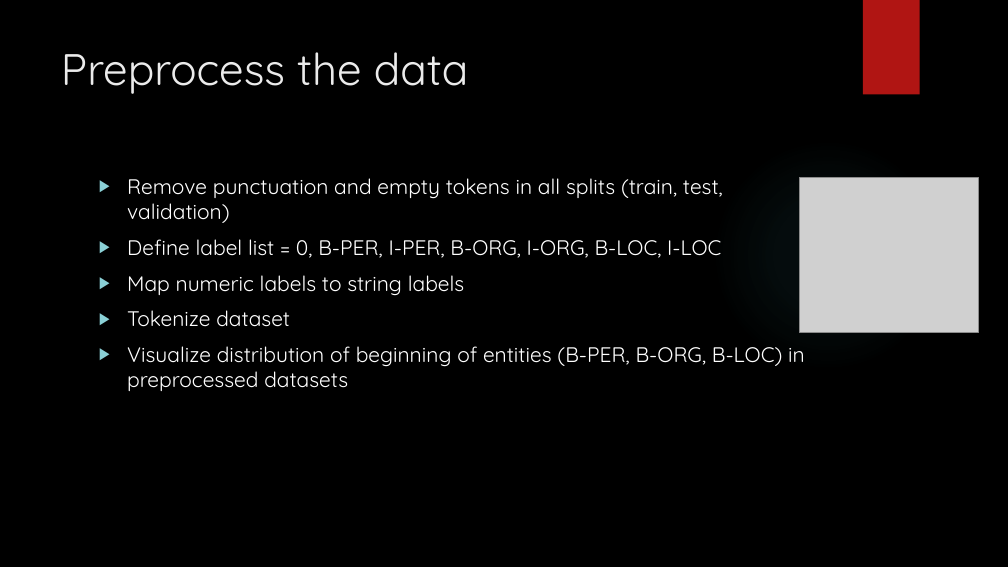
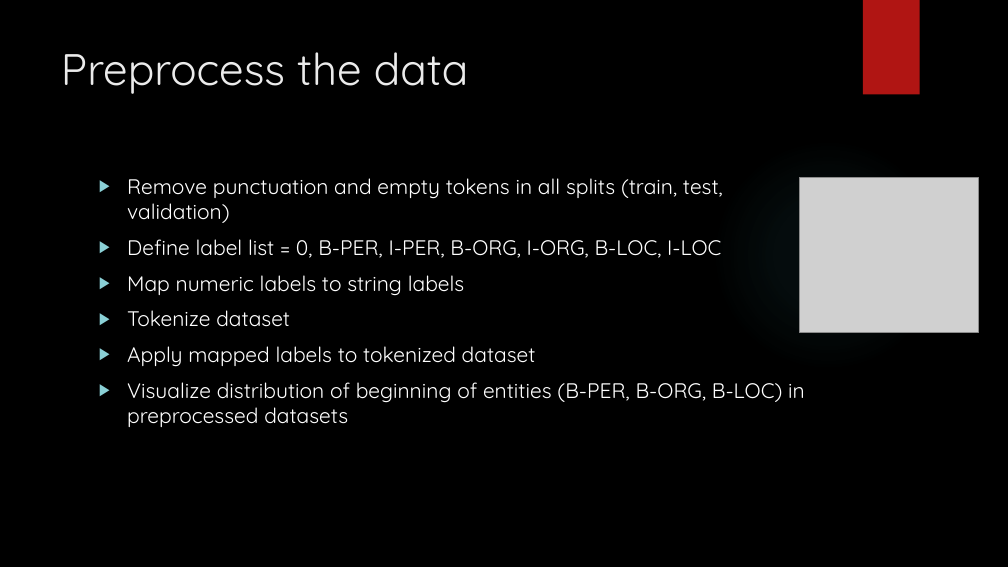
Before and after one commit to Beabir/TaskModule4_MNER, a slide deck: slide 13 of CAS NLP Module 4_jd_bb.pptx. Drawn at 1008x567 pixels with LibreOffice and Linux fonts; fonts in the diff are those of the drawing; grey boxes stand for pictures; background and template pictures are left out. Boxes give left, top, right and bottom in pixels: in the first picture for what was removed or moved away, otherwise in the second. Text is boxed around its words. In the diff, an @@ line names an element or a change of style, - is before the commit and + after.

```diff
--- a/CAS NLP Module 4_jd_bb.pptx
+++ b/CAS NLP Module 4_jd_bb.pptx
@@ text at <box>127,346,536,367</box>: paragraph added @@
+▶ Apply mapped labels to tokenized dataset
```
Also in this commit, not shown: 2 other slides changed, 5 slides added, 1 other file.
